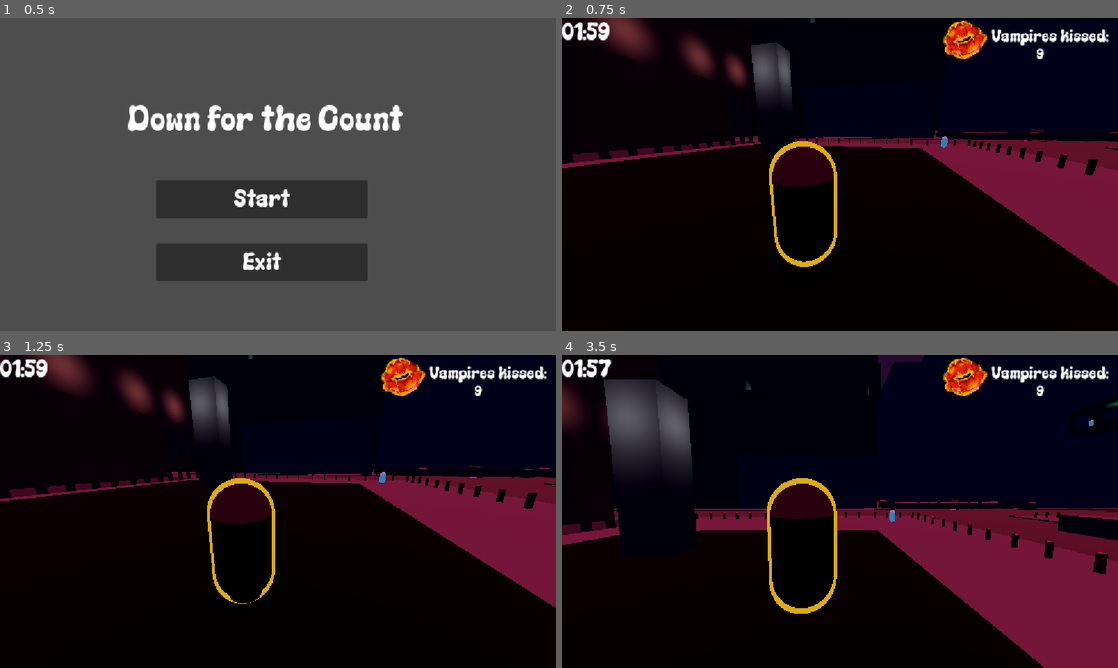
Above: before the commit, frames 1-4 (two rows, left to right).
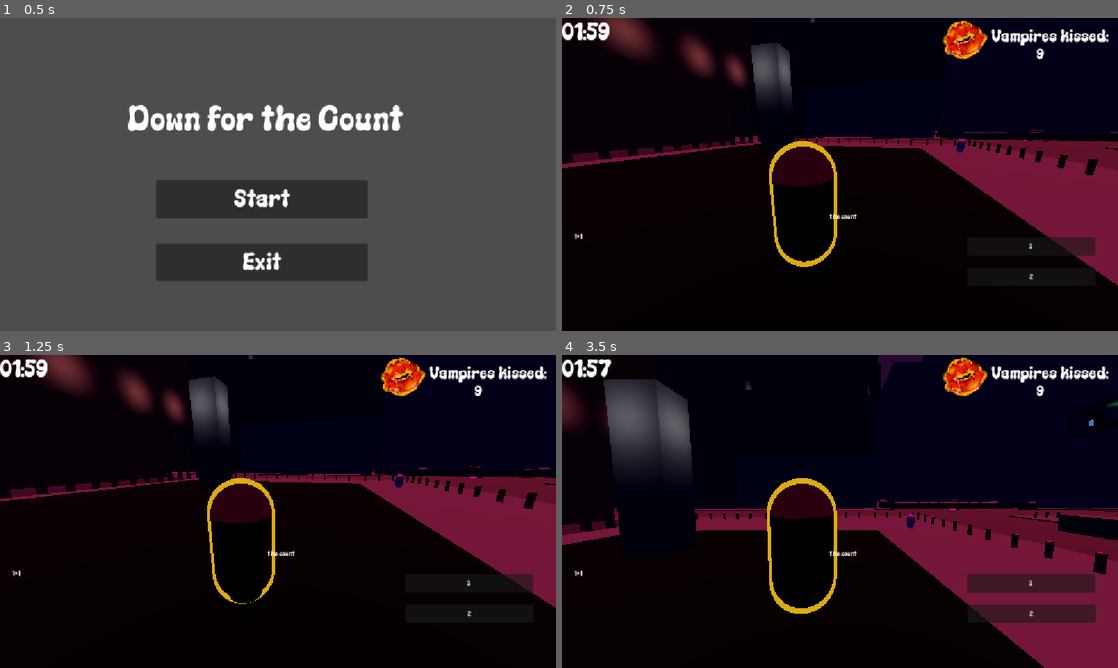
Above: after the commit, the same moments.

Repository: gamedagamez-dev/DownForTheCountGMTK2026
Game: Godot game, scene res://Scenes/UI/MainMenu/MainMenu.tscn
The game is run twice, just before and just after one commit, with the same random seed, the same clock (stepped at 60 frames per second) and the same inputs.
Inputs (mouse positions are in pixels of both pictures, inside the frame that each line leads up to):
- Up to frame 1 (0.5 s): no input
- Up to frame 2 (0.75 s): click "Start" at 0.5 s
- Up to frame 3 (1.25 s): no input
- Up to frame 4 (3.5 s): click (1029, 583) at 1.25 s, where only the run after the commit has a clickable "3"; click (1029, 614) at 2 s, where only the run after the commit has a clickable "2"; tap Enter (ui_accept) at 2.75 s; move the mouse to (867, 511) at 2.77 s; hold W (move_forward) from 2.78 s (still down); hold Shift (movement_sprint) from 2.78 s (still down); tap Space (movement_jump) at 3.02 s

Frame 1 is identical in both runs. In frame 2, 0.6% of the frame differs, in the area x 2-96%, y 37-84%; in frame 3, 0.4%; in frame 4, 2.8%, in the area x 2-96%, y 49-86%.

Commit message:
Added vampire test to world

Diff:
--- a/Scenes/World/World3d.tscn
+++ b/Scenes/World/World3d.tscn
@@ -1,5 +1,6 @@
 [gd_scene format=3 uid="uid://baipuylukxhc3"]
 
+[ext_resource type="PackedScene" uid="uid://doywl67e42nyf" path="res://Scenes/World/npc.tscn" id="1_noce4"]
 [ext_resource type="PackedScene" uid="uid://dc0oy2ji0chod" path="res://Scenes/Player/player3d.tscn" id="1_oywug"]
 
 [sub_resource type="CapsuleMesh" id="CapsuleMesh_7tdgh"]
@@ -73,11 +74,6 @@
 mesh = SubResource("CapsuleMesh_7tdgh")
 surface_material_override/0 = SubResource("StandardMaterial3D_2ffiy")
 
-[node name="Vampire1" type="MeshInstance3D" parent="PlaceholderVampires" unique_id=404305770]
-transform = Transform3D(1, 0, 0, 0, 1, 0, 0, 0, 1, -26.80001, 2.6000001, 18.199995)
-mesh = SubResource("CapsuleMesh_7tdgh")
-surface_material_override/0 = SubResource("StandardMaterial3D_2ffiy")
-
 [node name="Vampire6" type="MeshInstance3D" parent="PlaceholderVampires" unique_id=98347681]
 transform = Transform3D(1, 0, 0, 0, 1, 0, 0, 0, 1, -74.89379, 41.008812, 24.532799)
 mesh = SubResource("CapsuleMesh_7tdgh")
@@ -102,6 +98,9 @@
 transform = Transform3D(1, 0, 0, 0, 1, 0, 0, 0, 1, 23.59999, 2.6000001, -22.200006)
 mesh = SubResource("CapsuleMesh_7tdgh")
 surface_material_override/0 = SubResource("StandardMaterial3D_2ffiy")
+
+[node name="npc" parent="PlaceholderVampires" unique_id=1576124861 instance=ExtResource("1_noce4")]
+transform = Transform3D(1, 0, 0, 0, 1, 0, 0, 0, 1, -20.97869, 2.5479975, 17.333141)
 
 [node name="roads" type="Node" parent="." unique_id=1724903052]
 
